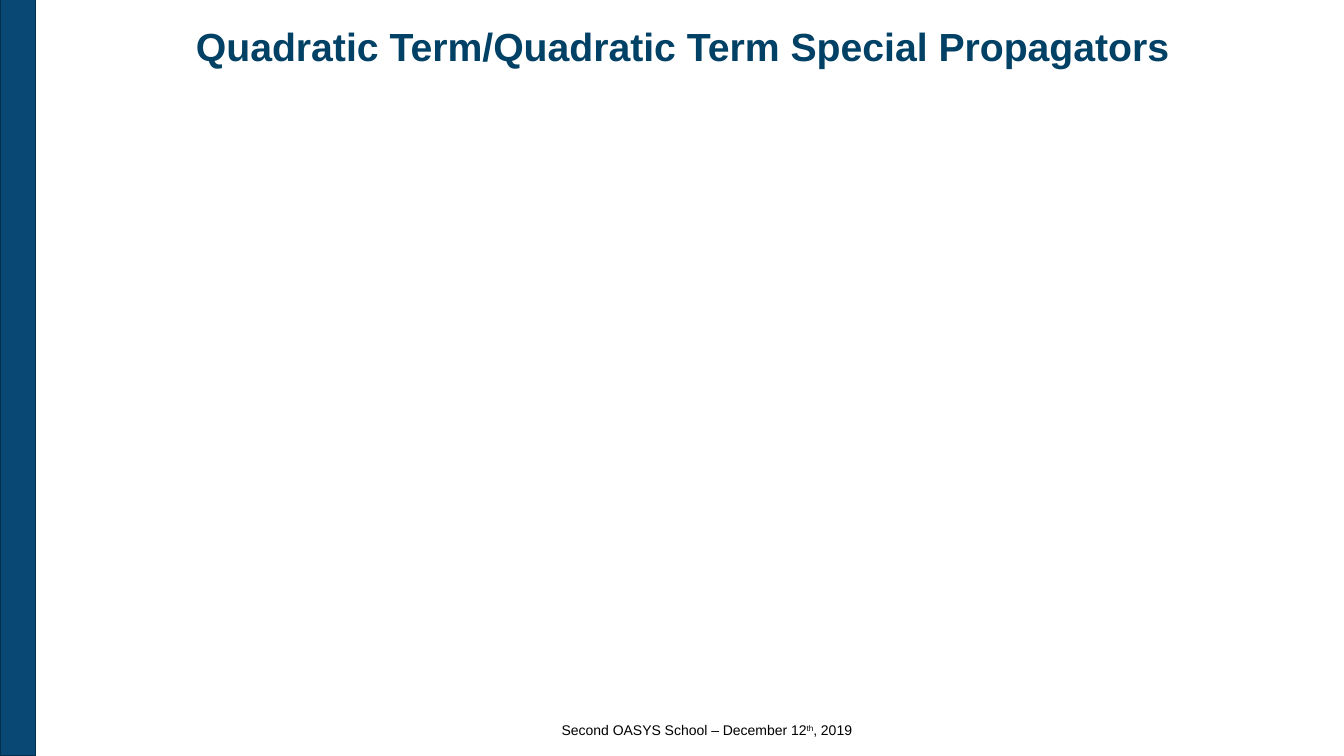
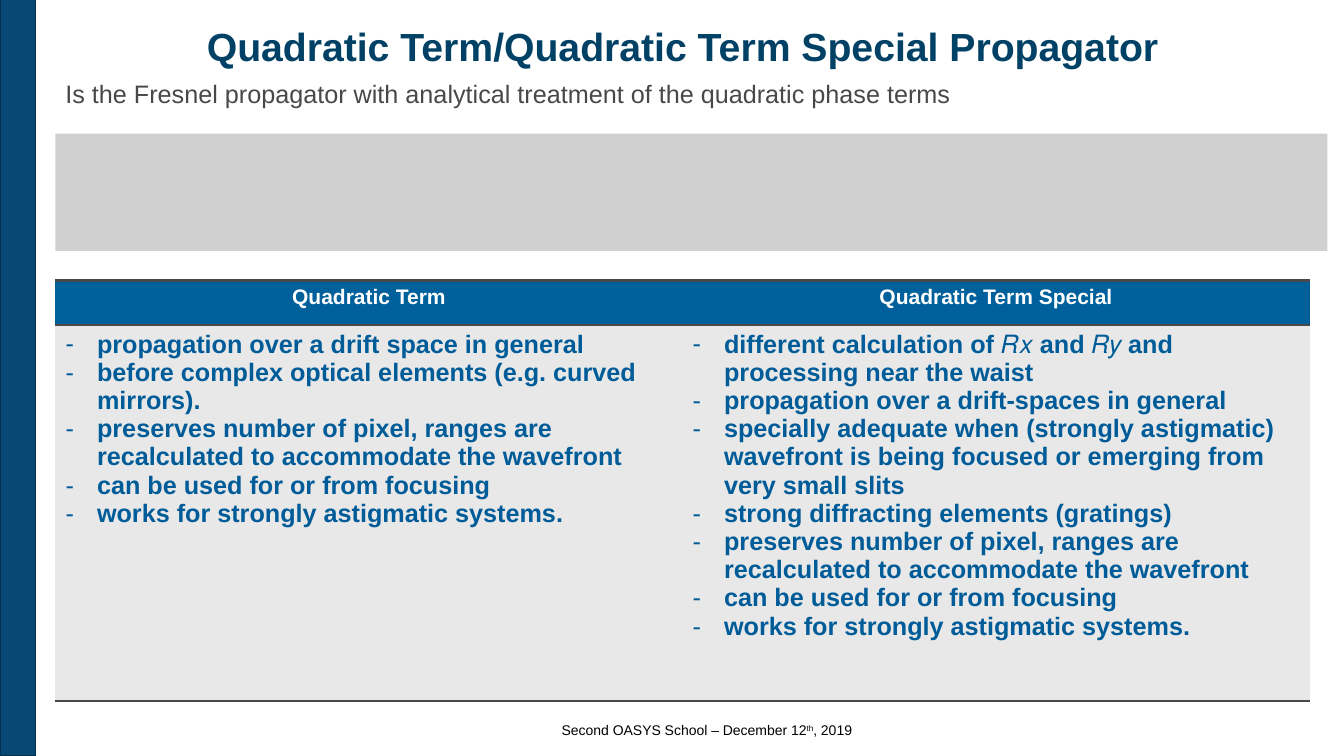
Before and after one commit to oasys-kit/oasys_school, a slide deck: slide 21 of second/slides/2_Introduction_to_SRW.pptx. Drawn at 1344x756 pixels with LibreOffice and Linux fonts; fonts in the diff are those of the drawing; grey boxes stand for pictures; background and template pictures are left out. Boxes give left, top, right and bottom in pixels: in the first picture for what was removed or moved away, otherwise in the second. Text is boxed around its words. In the diff, an @@ line names an element or a change of style, - is before the commit and + after.

```diff
--- a/second/slides/2_Introduction_to_SRW.pptx
+++ b/second/slides/2_Introduction_to_SRW.pptx
@@ title at bbox=[207, 32, 1158, 69]: text changed @@
-Quadratic Term/Quadratic Term Special Propagators
+Quadratic Term/Quadratic Term Special Propagator
@@ text added at bbox=[65, 84, 950, 108], 18 pt, text #47484A @@
+Is the Fresnel propagator with analytical treatment of the quadratic phase terms
@@ picture added at bbox=[55, 133, 1328, 250] @@
@@ table added at bbox=[55, 280, 1310, 701], 2 rows, 2 columns @@
+Quadratic Term | Quadratic Term Special
+propagation over a drift space in general / before complex optical elements (e.g. curved mirrors). / preserves number of pixel, ranges are recalculated to accommodate the wavefront / can be used for or from focusing / works for strongly astigmatic systems. | different calculation of 𝑅𝑥 and 𝑅𝑦 and processing near the waist / propagation over a drift-spaces in general / specially adequate when (strongly astigmatic) wavefront is being focused or emerging from very small slits / strong diffracting elements (gratings) / preserves number of pixel, ranges are recalculated to accommodate the wavefront / can be used for or from focusing / works for strongly astigmatic systems.
```
Also in this commit, not shown: 3 other slides changed.
